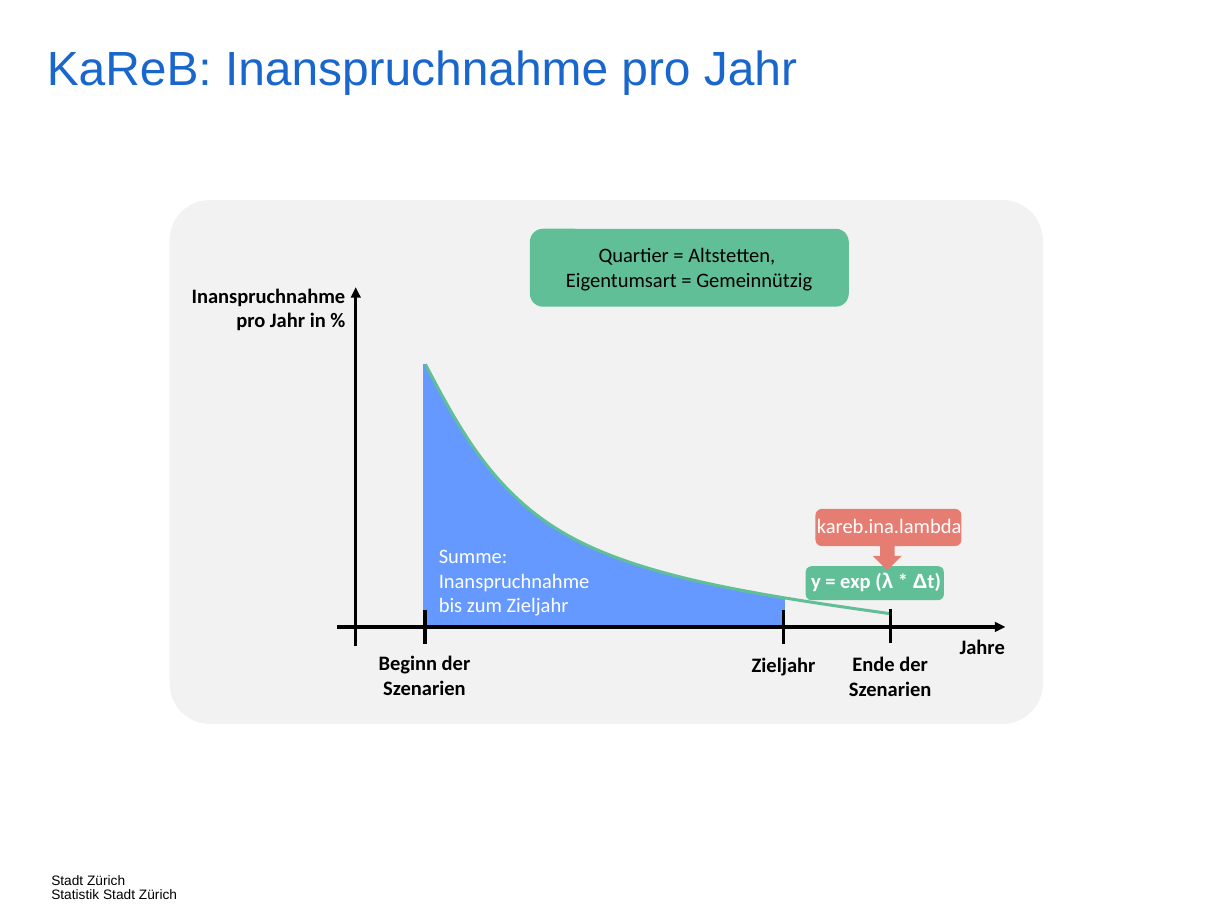
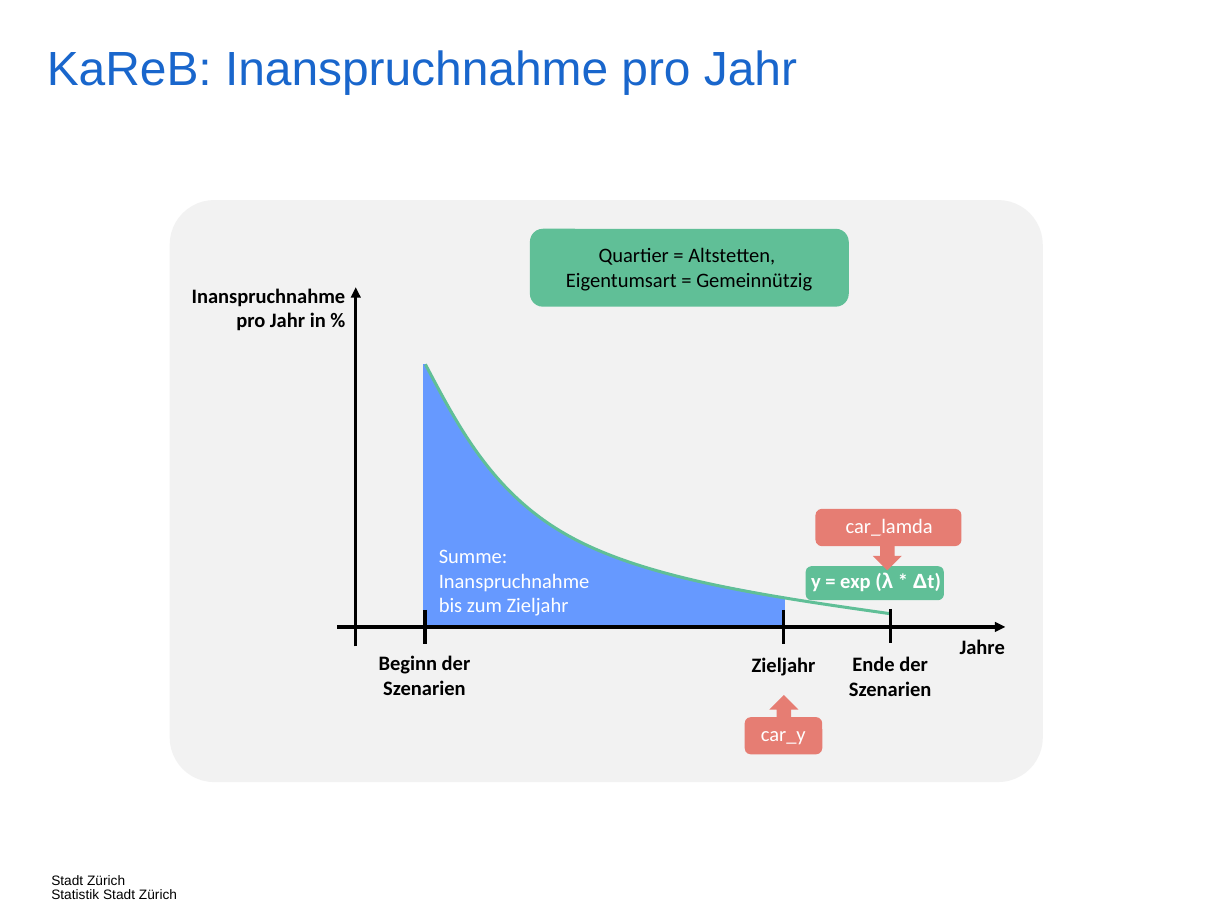
Before and after one commit to StatistikStadtZuerich/BevSzen, a slide deck: slide 90 of 2020phase2/5_Documentation/Concepts-Phase2.pptx (slide 101 before the commit). Drawn at 1232x924 pixels with LibreOffice and Linux fonts; fonts in the diff are those of the drawing. Boxes give left, top, right and bottom in pixels: in the first picture for what was removed or moved away, otherwise in the second. Text is boxed around its words. In the diff, an @@ line names an element or a change of style, - is before the commit and + after.

```diff
--- a/2020phase2/5_Documentation/Concepts-Phase2.pptx
+++ b/2020phase2/5_Documentation/Concepts-Phase2.pptx
@@ rounded rectangle: place and size @@
-rounded rectangle at [170, 200, 1044, 723]
+rounded rectangle at [170, 200, 1044, 781]
@@ text at [846, 519, 933, 536]: text changed @@
-kareb.ina.lambda
+car_lamda
@@ rounded rectangle added at [744, 717, 822, 754], fill #E67D73 @@
@@ down arrow added at [770, 695, 800, 729], fill #E67D73 @@
@@ text added at [761, 731, 806, 745], 12 pt, text #FFFFFF @@
+car_y
```
Also in this commit, not shown: 4 other slides changed, 5 slides removed.
